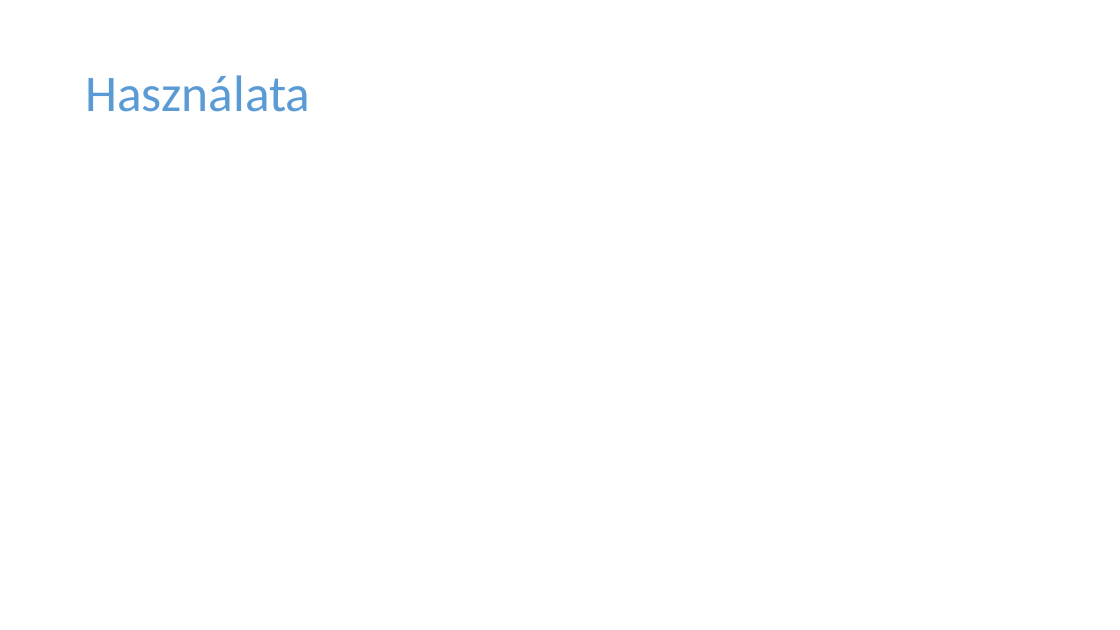
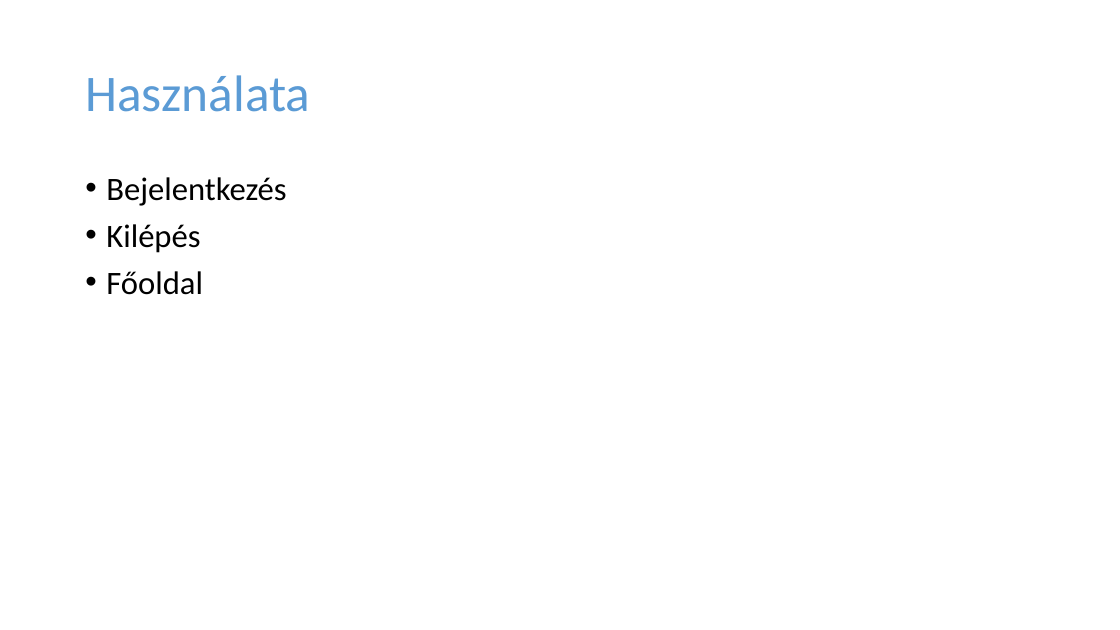
Before and after one commit to fedorbenjamin02/Vizsgaremek2024, a slide deck: slide 20 of Mellékletek/Prezentáció/Frissfutár_prezentáció.pptx (slide 22 before the commit). Drawn at 1120x630 pixels with LibreOffice and Linux fonts; fonts in the diff are those of the drawing. Boxes give left, top, right and bottom in pixels: in the first picture for what was removed or moved away, otherwise in the second. Text is boxed around its words. In the diff, an @@ line names an element or a change of style, - is before the commit and + after.

```diff
--- a/Mellékletek/Prezentáció/Frissfutár_prezentáció.pptx
+++ b/Mellékletek/Prezentáció/Frissfutár_prezentáció.pptx
@@ text added at [106, 177, 286, 295], 28 pt, text #000000 @@
+• Bejelentkezés
+• Kilépés
+• Főoldal
```
Also in this commit, not shown: 12 other slides changed, 9 slides added, 11 slides removed.
